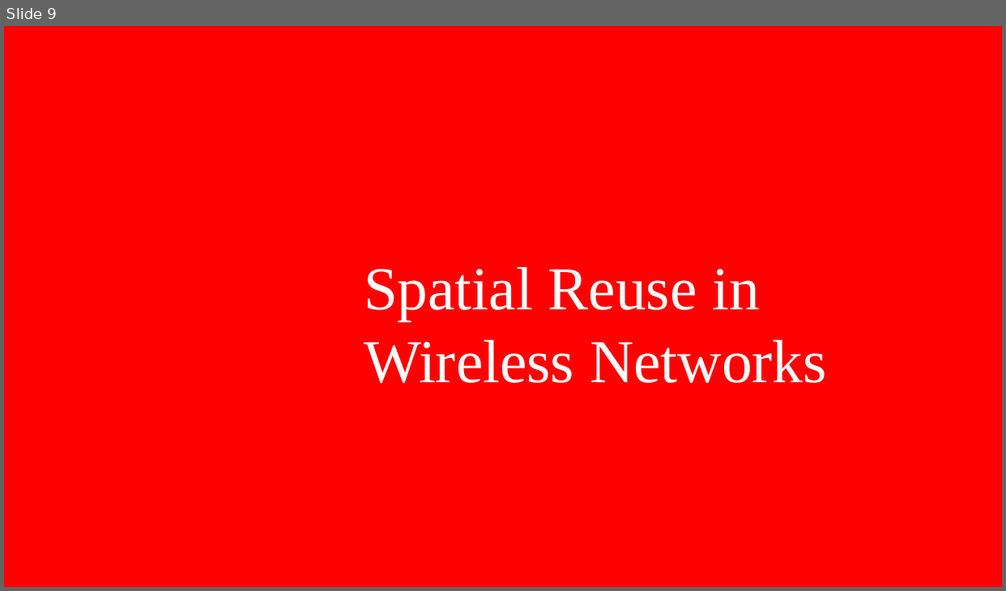
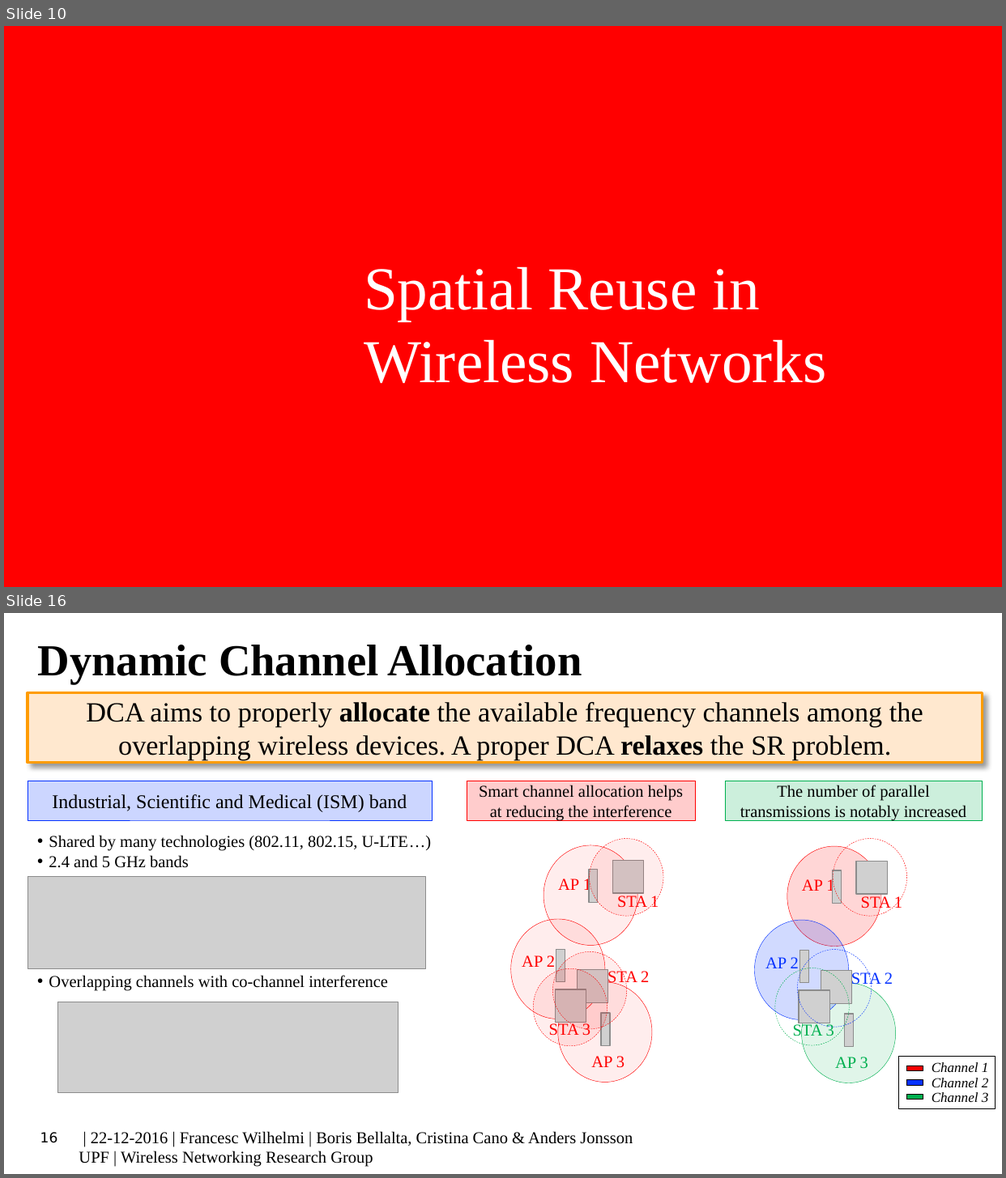
Before and after one commit to BelmY/thesis_proposal, a slide deck: Presentation/thesis_proposal.pptx. Shown one above the other, each under a label of ours: slide 9 before the commit, slides 10 and 16 after it; the slides between them are not shown. The pictures are 1006x591 and 1006x1178 pixels, drawn with LibreOffice and Linux fonts; fonts in the diff are those of the drawing; grey boxes stand for pictures; background and template pictures are left out. Boxes give left, top, right and bottom in pixels: in the first picture for what was removed or moved away, otherwise in the second. Text is boxed around its words. In the diff, an @@ line names an element or a change of style, - is before the commit and + after.

Commit message:
Reviewed version (Boris)

```diff
--- a/Presentation/thesis_proposal.pptx
+++ b/Presentation/thesis_proposal.pptx
@@ slide 16 added at bbox=[4, 613, 1002, 1174], background #FFFFFF @@
@@ title added at bbox=[37, 645, 582, 684], 32 pt, text #000000, bold @@
+Dynamic Channel Allocation
@@ rectangle added at bbox=[28, 693, 983, 763], fill #FFE8CF, outline #FF9C00 2 pt, 20 pt, text #000000 @@
+DCA aims to properly allocate the available frequency channels among the overlapping wireless devices. A proper DCA relaxes the SR problem.
@@ rectangle added at bbox=[28, 781, 432, 820], fill #0432FF at 20% opacity, outline #0432FF 0.25 pt, 14 pt, text #000000 @@
+Industrial, Scientific and Medical (ISM) band
@@ rectangle added at bbox=[467, 781, 696, 820], fill #FF0000 at 20% opacity, outline #FF0000 0.25 pt, 12 pt, text #000000 @@
+Smart channel allocation helps at reducing the interference
@@ rectangle added at bbox=[725, 781, 982, 821], fill #00B050 at 20% opacity, outline #00B050 0.25 pt, 12 pt, text #000000 @@
+The number of parallel transmissions is notably increased
@@ text added at bbox=[49, 835, 432, 991], 12 pt, text #000000 @@
+• Shared by many technologies (802.11, 802.15, U-LTE…)
+• 2.4 and 5 GHz bands
+• Overlapping channels with co-channel interference
@@ group added at bbox=[511, 838, 663, 1082]: 6 ellipses, 6 texts, 6 pictures @@
+STA 1
+STA 2
+AP 1
+STA 3
+AP 2
+AP 3
@@ group added at bbox=[754, 838, 907, 1083]: 6 ellipses, 6 texts, 6 pictures @@
+STA 1
+STA 2
+AP 1
+STA 3
+AP 2
+AP 3
@@ picture added at bbox=[28, 876, 426, 969] @@
@@ picture added at bbox=[58, 1002, 399, 1093] @@
@@ group added at bbox=[898, 1056, 994, 1109]: 4 rectangles, 3 texts @@
+Channel 1
+Channel 2
+Channel 3
@@ page number added at bbox=[40, 1132, 58, 1144], 10 pt, text #000000 @@
+16
@@ text added at bbox=[79, 1131, 633, 1167], 12 pt, text #000000 @@
+| 22-12-2016 | Francesc Wilhelmi | Boris Bellalta, Cristina Cano & Anders Jonsson
+UPF | Wireless Networking Research Group
@@ what was slide 9 is now slide 10 @@
```
Also in this commit, not shown: 4 slides changed, 25 other slides added, 11 slides removed, 27 other files.
